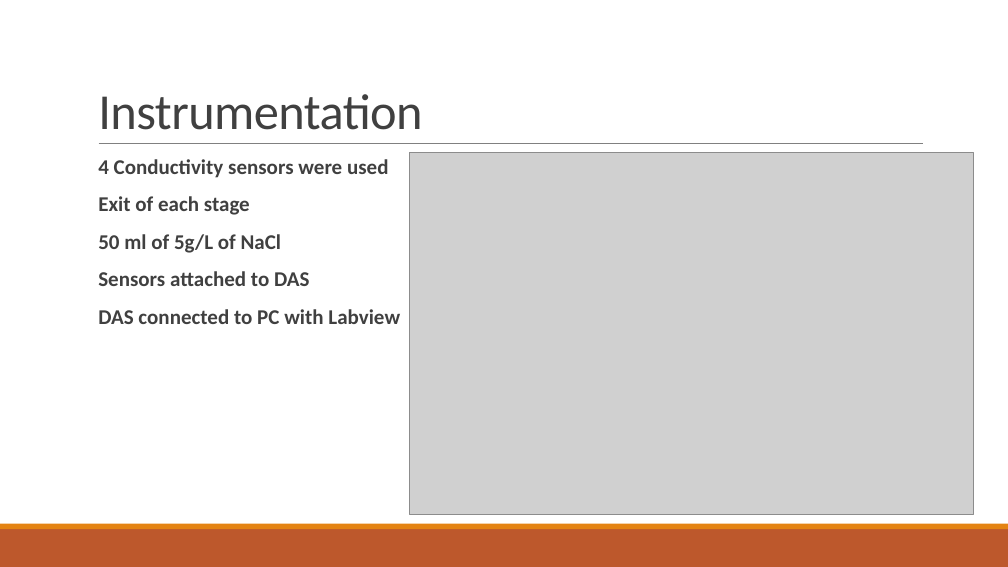
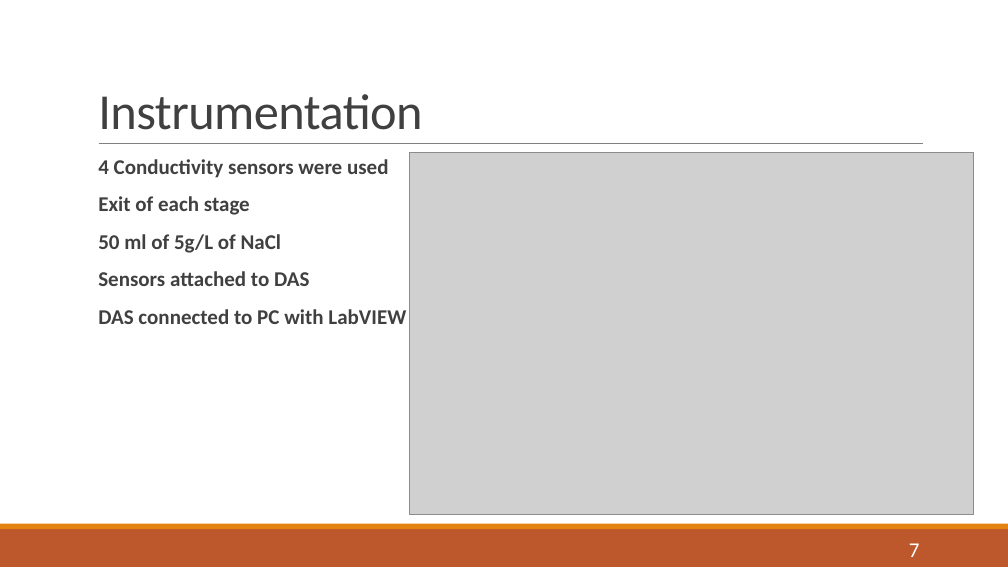
Before and after one commit to mark-edney/Thesis-Matlab, a slide deck: slide 7 of Thesis defense.pptx. Drawn at 1008x567 pixels with LibreOffice and Linux fonts; fonts in the diff are those of the drawing; grey boxes stand for pictures. Boxes give left, top, right and bottom in pixels: in the first picture for what was removed or moved away, otherwise in the second. Text is boxed around its words. In the diff, an @@ line names an element or a change of style, - is before the commit and + after.

```diff
--- a/Thesis defense.pptx
+++ b/Thesis defense.pptx
@@ text at (x1=98, y1=309, x2=406, y2=324): text changed @@
-  DAS connected to PC with Labview
+  DAS connected to PC with LabVIEW
@@ page number added at (x1=909, y1=543, x2=920, y2=557), 20 pt, text #FFFFFF @@
+7
```
Also in this commit, not shown: 16 other slides changed, 2 other files.
